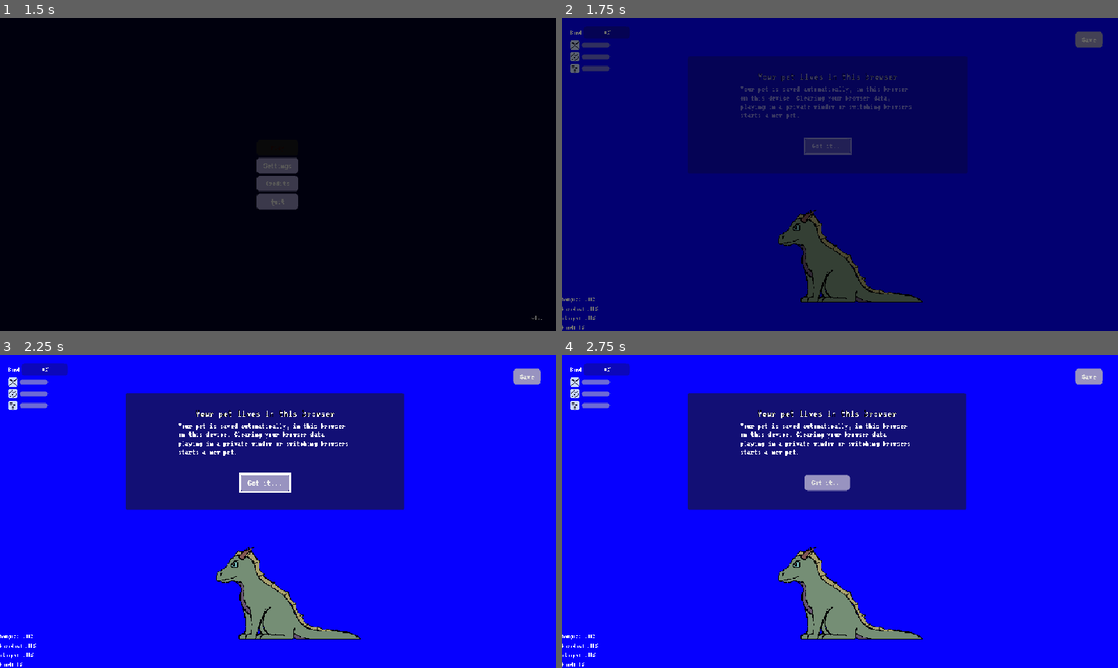
Above: before the commit, frames 1-4 (two rows, left to right).
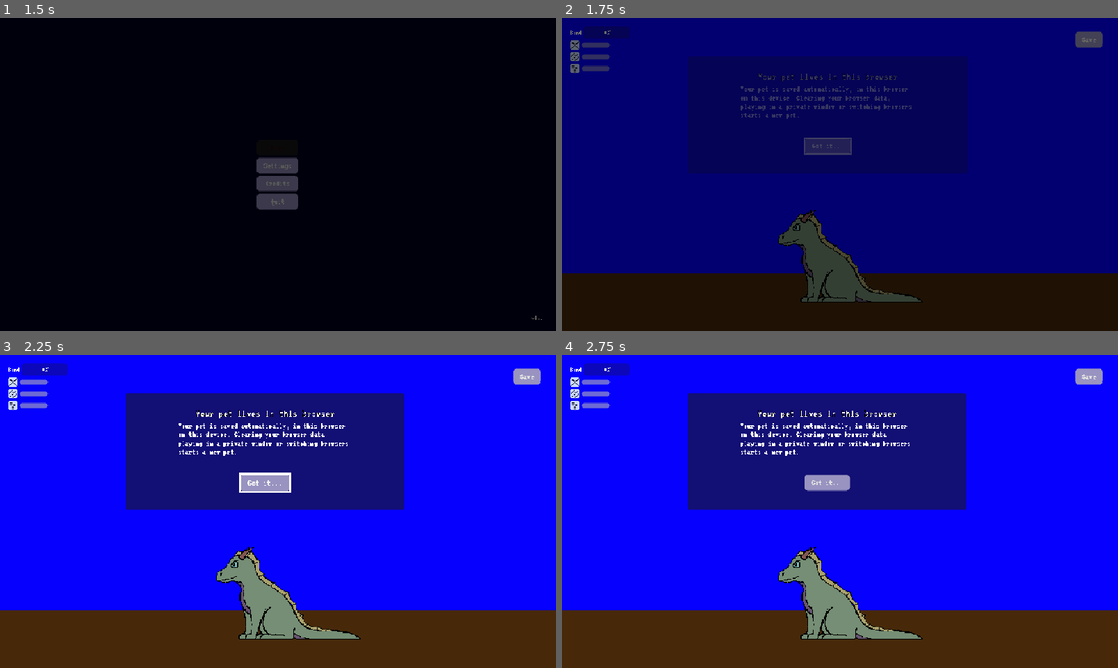
Above: after the commit, the same moments.

Repository: JeremyMarkWilcox/Pet-Game
Game: Godot game, scene res://game/ui/boot.tscn
Two runs of this game, one before a commit and one after it. Both use one fixed random seed, a clock stepped at 60 frames per second and the inputs below. Sound files missing from this copy of the repository are replaced by a short silence.
Inputs (mouse positions are in pixels of both pictures, inside the frame that each line leads up to):
- Up to frame 1 (1.5 s): click "Play" at 0.5 s; click "Play" at 1.25 s
- Up to frame 2 (1.75 s): no input
- Up to frame 3 (2.25 s): tap Enter at 2 s; move the mouse to (400, 495) at 2.02 s; hold Right (ui_right) from 2.03 s (still down); click (400, 495) at 2.17 s
- Up to frame 4 (2.75 s): keep holding Right (ui_right)

Frame 1 is identical in both runs. In frame 2, 17% of the frame differs, in the area x 0-100%, y 81-100%; in frame 3, 17%; in frame 4, 17%.

Commit message:
Added floor

Diff:
--- a/game/ui/game.tscn
+++ b/game/ui/game.tscn
@@ -82,6 +82,18 @@
 needs_system = NodePath("../Systems/NeedsSystem")
 bond_system = NodePath("../Systems/BondSystem")
 
+[node name="Floor" type="ColorRect" parent="." unique_id=697554776]
+custom_minimum_size = Vector2(100, 100)
+layout_mode = 1
+anchors_preset = 12
+anchor_top = 1.0
+anchor_right = 1.0
+anchor_bottom = 1.0
+offset_top = -100.0
+grow_horizontal = 2
+grow_vertical = 0
+color = Color(0.27883095, 0.16083029, 0.041279003, 1)
+
 [node name="Pet" parent="." unique_id=827091713 node_paths=PackedStringArray("needs_system") instance=ExtResource("12_c2xe5")]
 layout_mode = 1
 offset_left = 336.0
